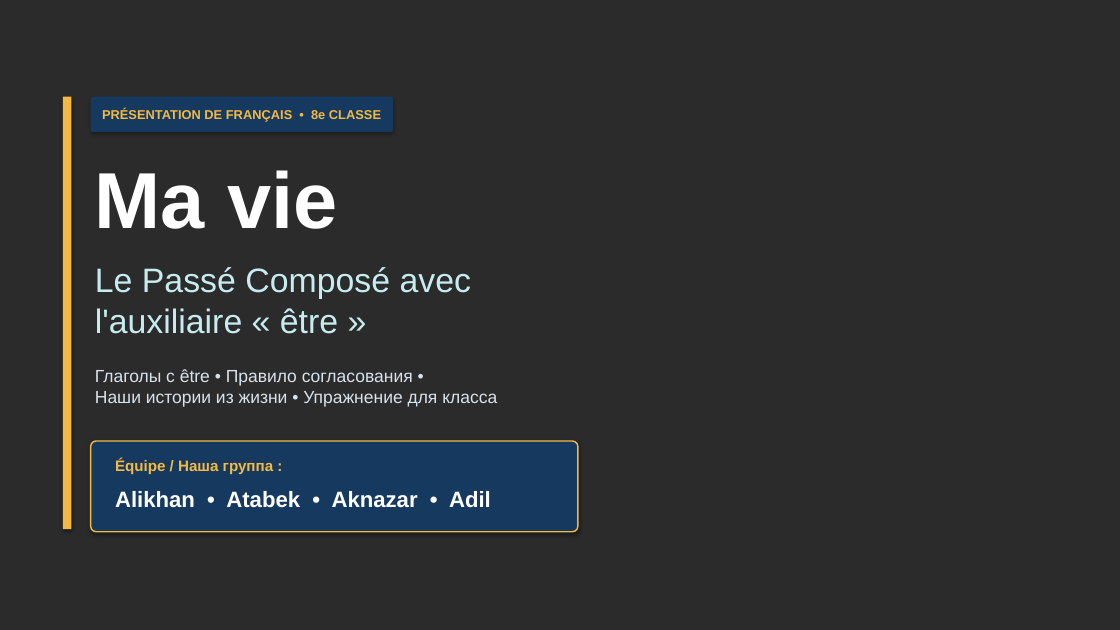
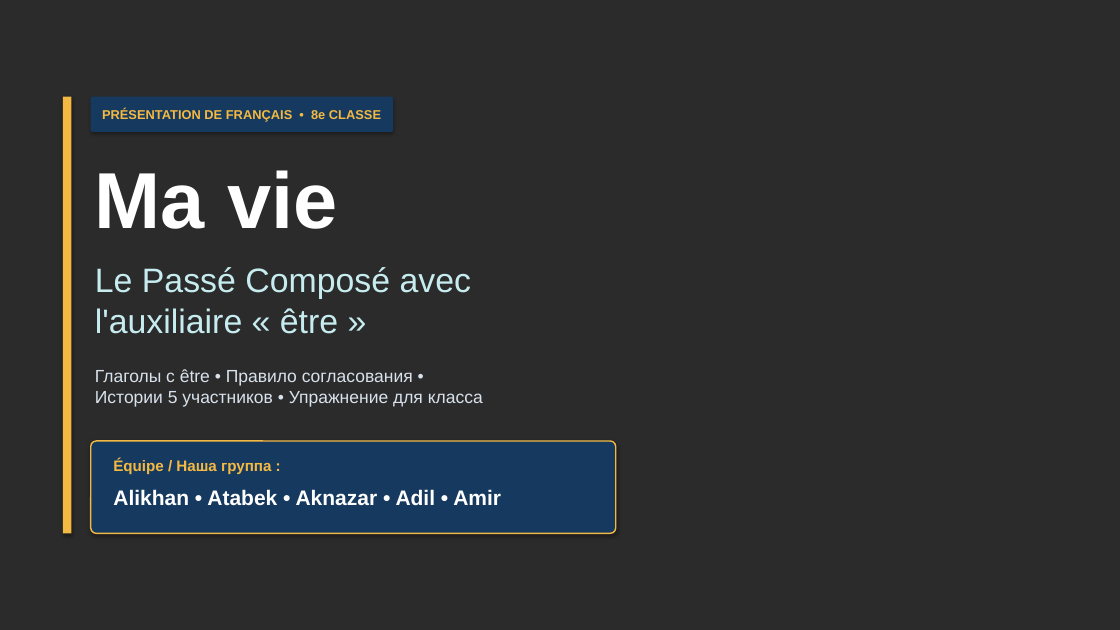
Before and after one commit to graz1p777dev/ma-vie-presentation, a slide deck: slide 1 of Ma_vie_Passe_Compose.pptx. Drawn at 1120x630 pixels with LibreOffice and Linux fonts; fonts in the diff are those of the drawing; background and template pictures are left out; a plain dark background stands for a picture behind light text. Boxes give left, top, right and bottom in pixels: in the first picture for what was removed or moved away, otherwise in the second. Text is boxed around its words. In the diff, an @@ line names an element or a change of style, - is before the commit and + after.

Commit message:
Add Aknazar, Adil, and Amir slides with custom illustrations and reading scripts

```diff
--- a/Ma_vie_Passe_Compose.pptx
+++ b/Ma_vie_Passe_Compose.pptx
@@ rectangle: place and size @@
-rectangle at [63,97,71,529]
+rectangle at [63,97,71,534]
@@ text at [95,369,483,407]: text changed @@
-Глаголы с être • Правило согласования •
-Наши истории из жизни • Упражнение для класса
+Глаголы с être • Правило согласования •
+Истории 5 участников • Упражнение для класса
@@ rounded rectangle: place and size @@
-rounded rectangle at [91,441,578,532]
+rounded rectangle at [91,441,616,534]
@@ text at [113,459,272,474]: line spacing 1.22 to 1.2 @@
@@ text at [113,489,501,506]: text changed; size 19 to 18 pt @@
-Alikhan • Atabek • Aknazar • Adil
+Alikhan • Atabek • Aknazar • Adil • Amir
```
Also in this commit, not shown: 8 other slides changed, 3 slides added, 2 slides removed, 1 other file.
